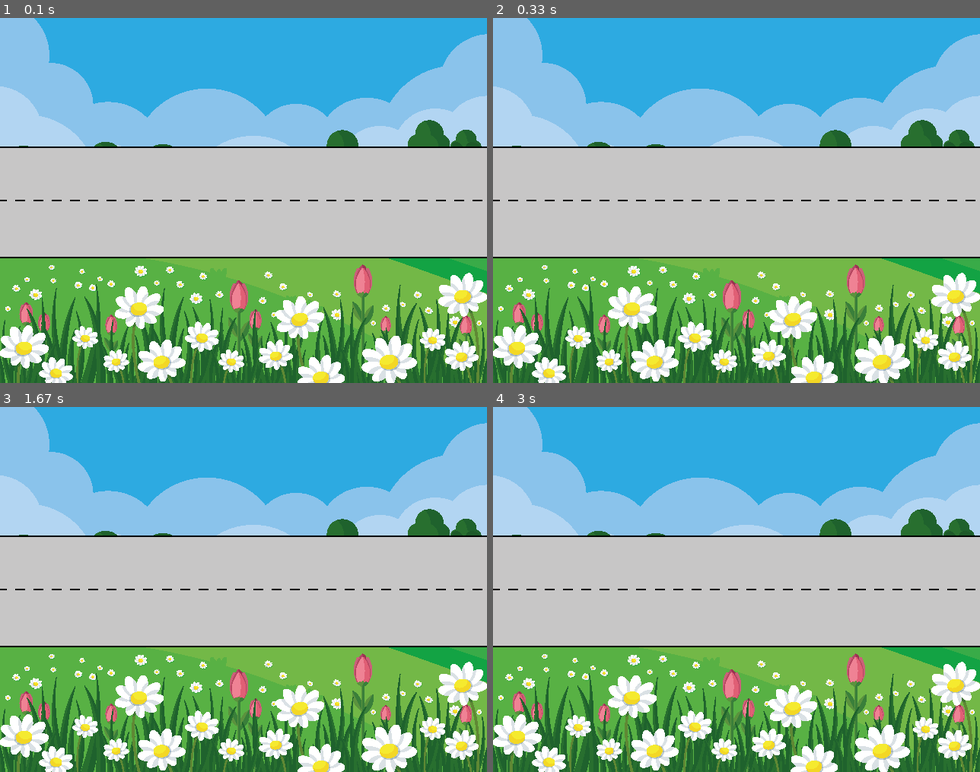
Above: before the commit, frames 1-4 (two rows, left to right).
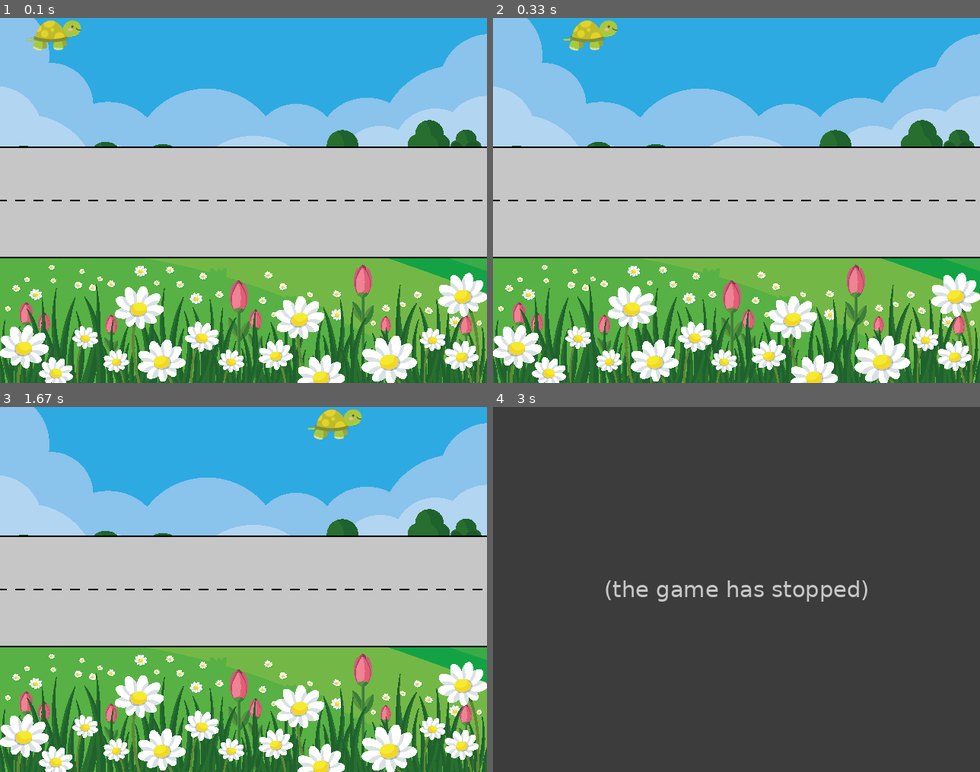
Above: after the commit, the same moments.

Repository: GasumSam/carreraPygame
Game: pygame game, started from main_02.py
Two runs of this game, one before a commit and one after it. Both use one fixed random seed, a clock stepped at 60 frames per second and the inputs below.
Inputs:
- Up to frame 1 (0.1 s): no input
- Up to frame 2 (0.33 s): no input
- Up to frame 3 (1.67 s): no input
- Up to frame 4 (3 s): no input

The runs differ from the first frame. In frame 1, 0.6% of the frame differs, in the area x 5-17%, y 0-9%; in frame 2, 0.6%; in frame 3, 0.6%; in frame 4, 99%, in the area x 0-100%, y 0-100%.
After the commit the program exited at 2.75 s; later frames show no game.

Commit message:
Carrera Pygame First Runner

Diff:
--- a/main_02.py
+++ b/main_02.py
@@ -1,9 +1,18 @@
 import pygame, sys
+import random
 
+class Runner():  # situamos un corredor
+    def __init__(self, x=0, y=0): #Informamos que lo coloque en una posición
+        self.custome = pygame.image.load("images/turtle.png")  #Cargamos una imagen para el corredor
+        self.position = [x, y]  #Si esto está como tupla no podrá cambiar de posición el corredor
+        self.name = "Tortuga"
+
+    def avanzar(self):
+        self.position[0] += random.randint(1, 6)
 
 class Game():
     runners = []
-    __starLine = 20
+    __starLine = -5
     __finishLine = 620
 
     def __init__(self):
@@ -11,16 +20,31 @@
         #self.__screen.fill((0, 255, 0))
         self.__background = pygame.image.load("images/background.png")
         pygame.display.set_caption("Carrera de bichos")
+    #Inscripción del corredor en el circuito
+        firstRunner = Runner(self.__starLine, 0) #Cargará un runner en la posición 0,0 (con los atributos de Runner)
+        firstRunner.name = "Speedy"
+        self.runners.append(firstRunner)
+
 
     def competir(self):    #Seguimos con el bucle básico
-        gameOver = False
+        gameOver = False        #gestión de evento
         while not gameOver:
             for event in pygame.event.get():
                 if event.type == pygame.QUIT:
                     gameOver = True
 
-    #
+            self.runners[0].avanzar()  #Al corredor 0 le pido que avance
+
+            if self.runners[0].position[0] >= self.__finishLine:
+                print("{} ha ganado".format(self.runners[0].name))
+                gameOver = True
+
+
             self.__screen.blit(self.__background, (0, 0))  #blit es un método por el cual me coloca una variable en una coordenada, en este caso 0, 0
+    #game tiene una atributo que se llama lista de corredores
+            #En su posición = está first runner, el que tiene como atributos custome y position
+            self.__screen.blit(self.runners[0].custome, self.runners[0].position)#Coge al corredor primero con su atuendo, colócalo en la posición que tenga
+                            #(arriba) no sé donde está, lo muevo donde esté.
 
             pygame.display.flip()  #Refresco de pantalla
     #Cierra el círculo con el cierre de los programas
Binary file added: images/turtle.png
